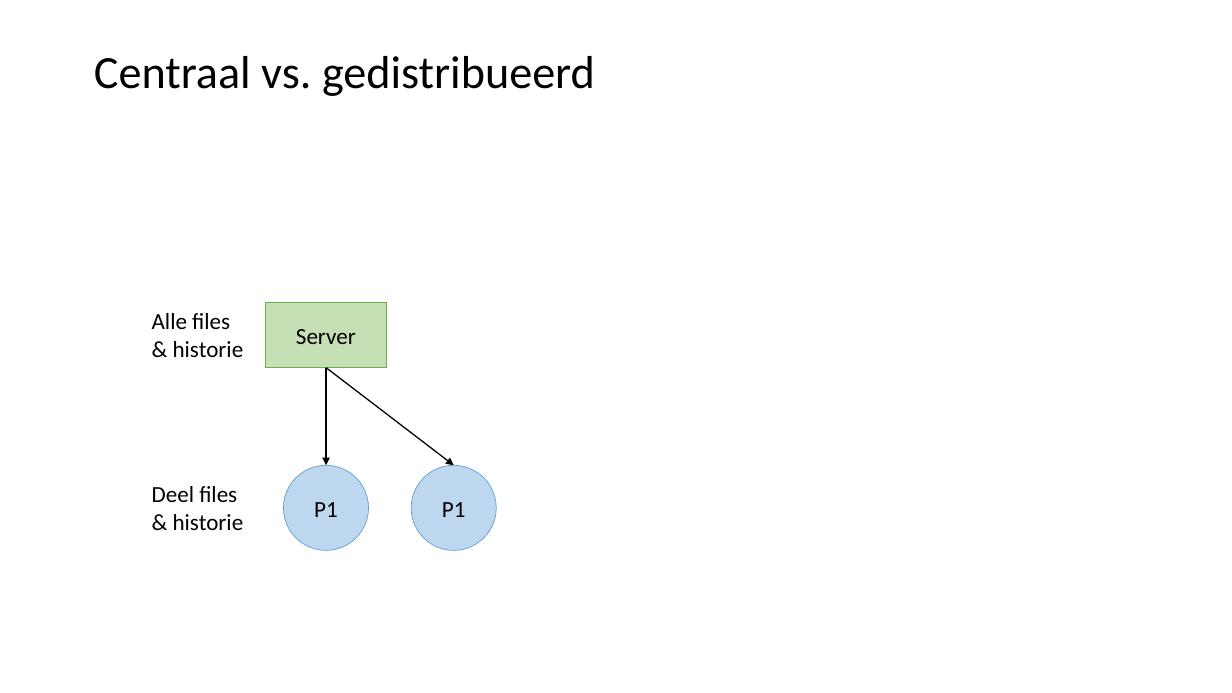
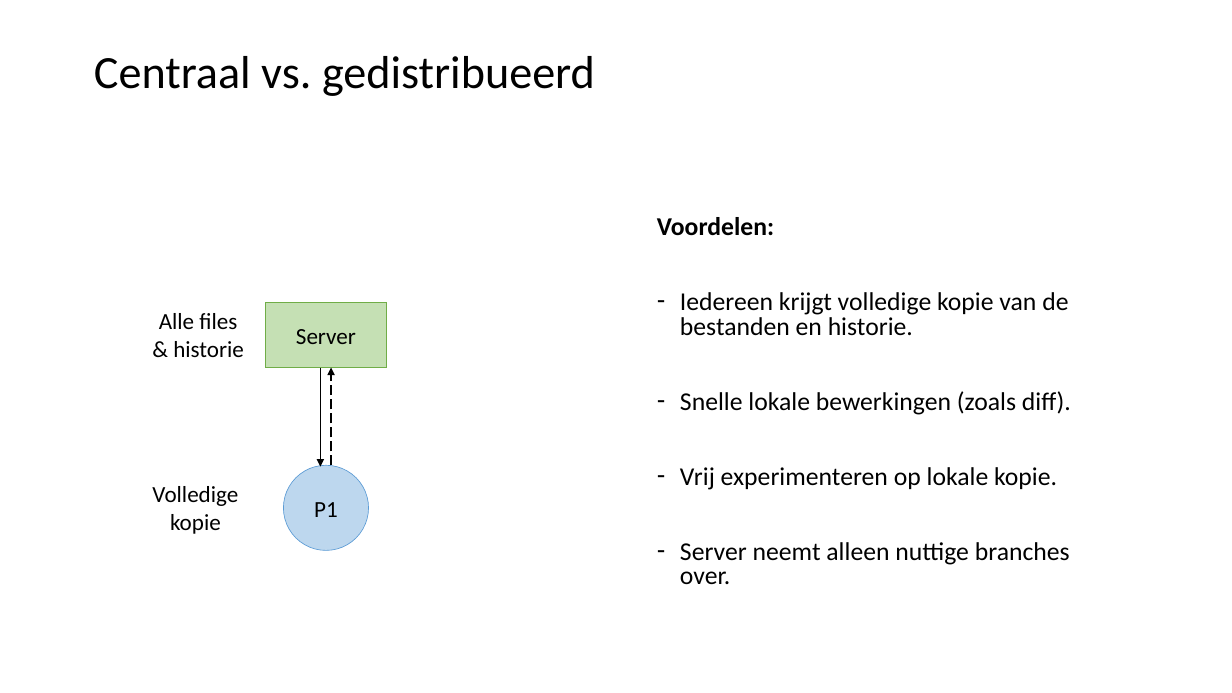
Before and after one commit to LFKoning/knowledge-sharing, a slide deck: slide 5 of git_course/2_collaboration/git_collaboration.pptx. Drawn at 1232x693 pixels with LibreOffice and Linux fonts; fonts in the diff are those of the drawing. Boxes give left, top, right and bottom in pixels: in the first picture for what was removed or moved away, otherwise in the second. Text is boxed around its words. In the diff, an @@ line names an element or a change of style, - is before the commit and + after.

```diff
--- a/git_course/2_collaboration/git_collaboration.pptx
+++ b/git_course/2_collaboration/git_collaboration.pptx
@@ text added at [657, 217, 1071, 584], 20 pt, text #000000 @@
+Voordelen:
+– Iedereen krijgt volledige kopie van de bestanden en historie.
+– Snelle lokale bewerkingen (zoals diff).
+– Vrij experimenteren op lokale kopie.
+– Server neemt alleen nuttige branches over.
@@ text "Alle files" at [159, 313, 244, 357]: alignment left to centre @@
@@ arrow moved from (326, 368) - (326, 466) to (321, 368) - (321, 467) @@
@@ arrow moved from (326, 368) - (454, 466) to (331, 466) - (331, 368) @@
@@ arrow (331, 466) - (331, 368): stroke #000000 1 pt to #000000 1 pt dashed @@
@@ ellipse removed at [411, 466, 496, 551] @@
-P1
@@ text at [152, 486, 238, 534]: text changed @@
-Deel files
-& historie
+Volledige
+kopie
```
Also in this commit, not shown: 3 other slides changed, 30 slides added, 10 slides removed, 3 other files.
